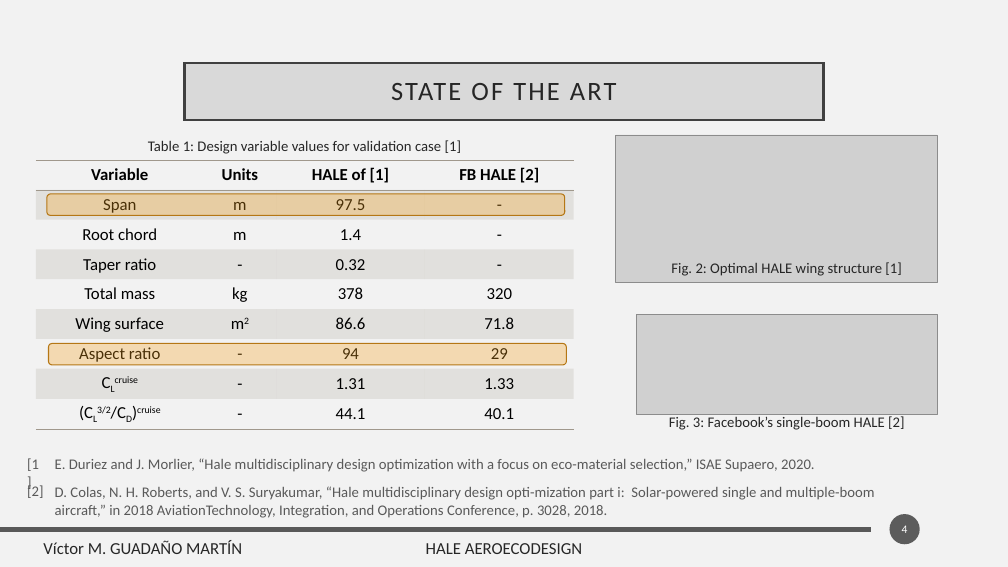
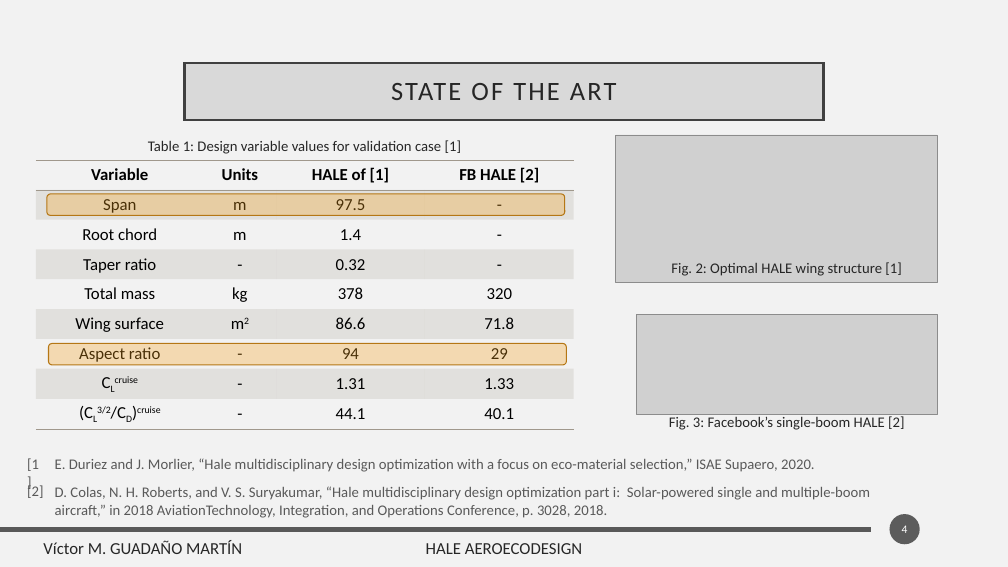
Before and after one commit to mid2SUPAERO/RP_MAE_VictorGUADANO, a slide deck: slide 4 of Documentation/Slides.pptx. Drawn at 1008x567 pixels with LibreOffice and Linux fonts; fonts in the diff are those of the drawing; grey boxes stand for pictures. Boxes give left, top, right and bottom in pixels: in the first picture for what was removed or moved away, otherwise in the second. Text is boxed around its words. In the diff, an @@ line names an element or a change of style, - is before the commit and + after.

```diff
--- a/Documentation/Slides.pptx
+++ b/Documentation/Slides.pptx
@@ text at (55,486,870,518): text changed @@
-D. Colas, N. H. Roberts, and V. S. Suryakumar, “Hale multidisciplinary design opti-mization part i: Solar-powered single and multiple-boom aircraft,” in 2018 AviationTechnology, Integration, and Operations Conference, p. 3028, 2018.
+D. Colas, N. H. Roberts, and V. S. Suryakumar, “Hale multidisciplinary design optimization part i: Solar-powered single and multiple-boom aircraft,” in 2018 AviationTechnology, Integration, and Operations Conference, p. 3028, 2018.
```
Also in this commit, not shown: 2 other slides changed.
